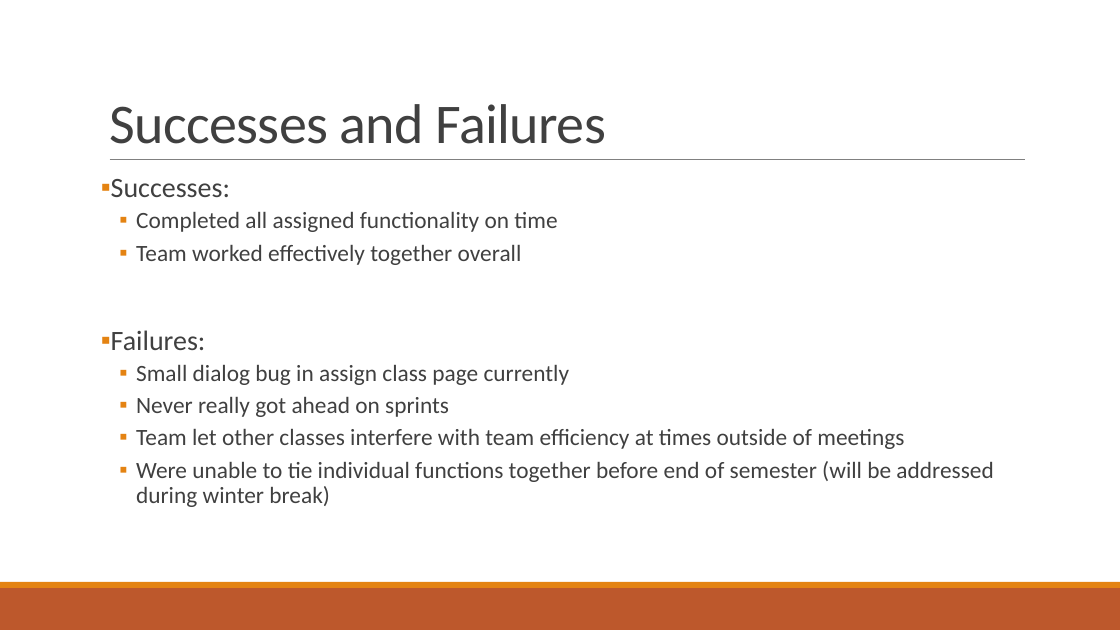
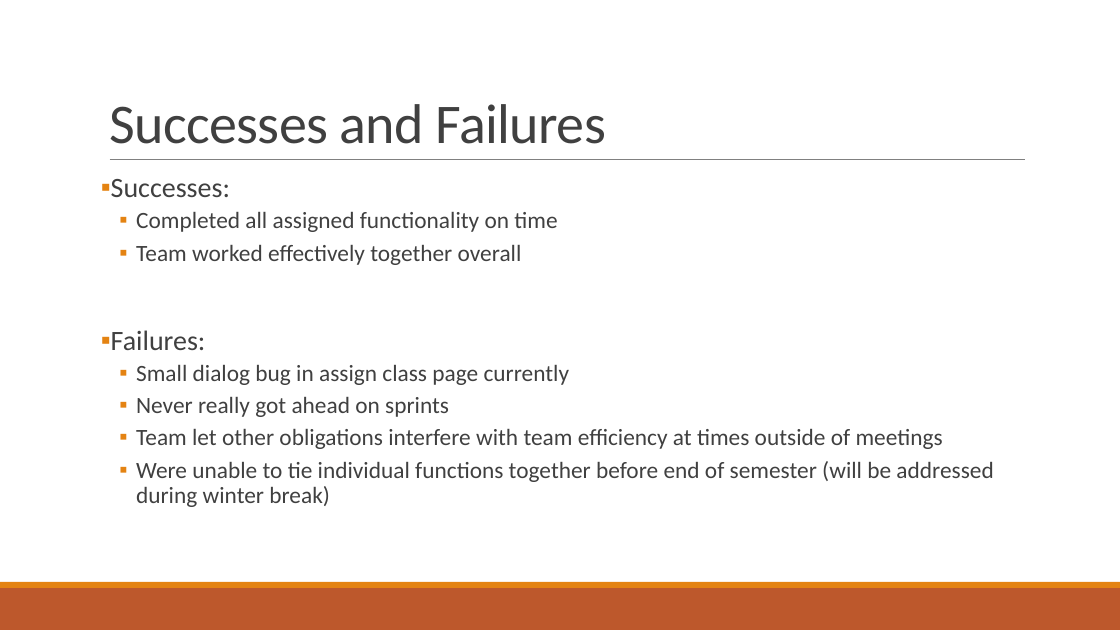
Before and after one commit to SDSMT-CSC464-F15/dancesoft, a slide deck: slide 17 of Sprint 3/client presentation/DanceSoft powerpoint sprint 3.pptx. Drawn at 1120x630 pixels with LibreOffice and Linux fonts; fonts in the diff are those of the drawing. Boxes give left, top, right and bottom in pixels: in the first picture for what was removed or moved away, otherwise in the second. Text is boxed around its words. In the diff, an @@ line names an element or a change of style, - is before the commit and + after.

```diff
--- a/Sprint 3/client presentation/DanceSoft powerpoint sprint 3.pptx
+++ b/Sprint 3/client presentation/DanceSoft powerpoint sprint 3.pptx
@@ text at bbox=[136, 429, 943, 449]: text changed @@
-  ▪ Team let other classes interfere with team efficiency at times outside of meetings
+  ▪ Team let other obligations interfere with team efficiency at times outside of meetings
```
Also in this commit, not shown: 7 other slides changed, 2 slides added, 2 slides removed, 40 other files.
